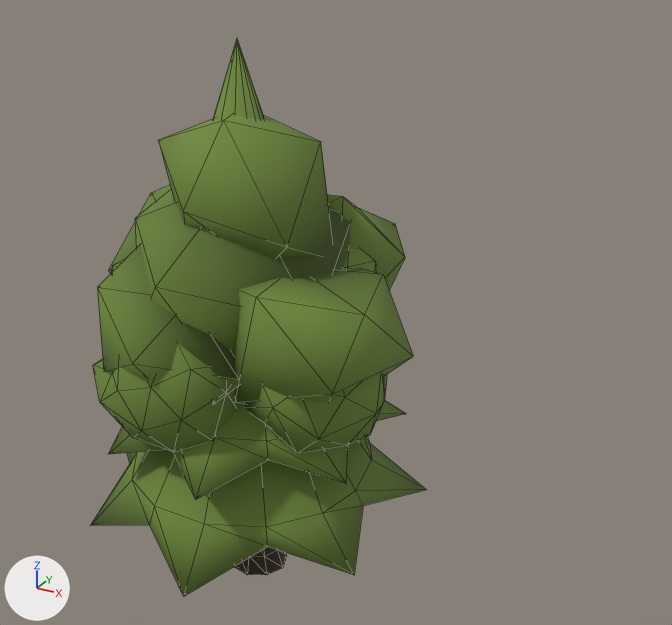
Before and after pictures for a commit that changed the glTF model assets/campos-dorados/modelos/arboles.glb.
Both versions are drawn from a 50 mm lens placed at (7.0, -10.12, 9.4), pointed at (1.24, 0.35, 4.17). Lighting does not change. The marker at lower left points along +X, +Y and +Z. The older version comes first. Mesh edges are drawn as thin lines. Where no turn or scale is listed for an object, it has been applied to the vertices.

Names of what the first picture shows: 'pino_copa', 'roble_copa', 'roble_tronco', 'rojo_copa'.
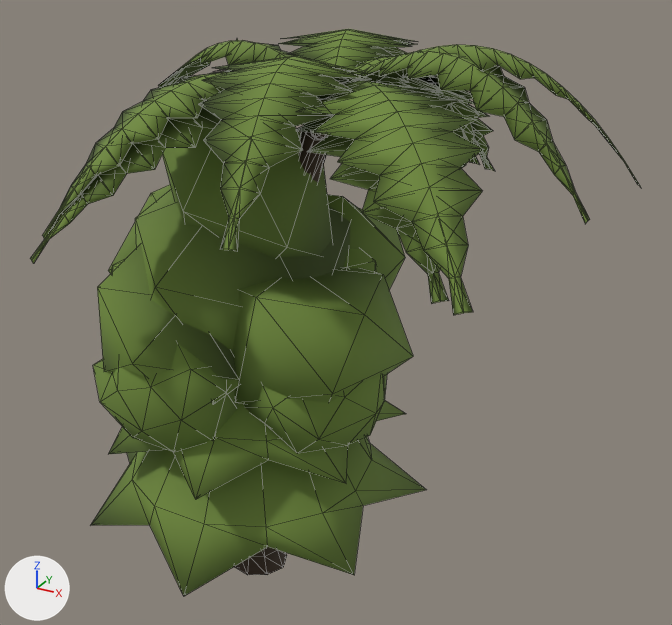
What differs and where, as boxes [x1, y1, x2, y2] in the pictures (672 x 625 px):
```json
{"object": "palma_copa", "change": "added", "after": [30, 29, 641, 315], "on screen": "green"}
{"object": "palma_tronco", "change": "added", "after": [299, 123, 328, 183]}
```

Edits to the scene script, one JSON object a line:
```json
{"op": "add", "block": "me_palma_tronco", "code": ["me_palma_tronco = bpy.data.meshes.new('palma_tronco')", "me_palma_tronco.from_pydata(...)  # 303 vertices, 586 faces; spans x -0.32..1.68, y -0.33..0.32, z -0.3..7.31", "me_palma_tronco.materials.append(mat_corteza)"]}
{"op": "add", "block": "me_palma_copa", "code": ["me_palma_copa = bpy.data.meshes.new('palma_copa')", "me_palma_copa.from_pydata(...)  # 1016 vertices, 1972 faces; spans x -2.12..4.88, y -3.21..3.36, z 5.73..7.85", "me_palma_copa.materials.append(mat_hojas)"]}
{"op": "add", "block": "ob_palma_tronco", "code": ["ob_palma_tronco = bpy.data.objects.new('palma_tronco', me_palma_tronco)", "ob_palma_tronco.location = (0.0, 0.0, 0.0)"]}
{"op": "add", "block": "ob_palma_copa", "code": ["ob_palma_copa = bpy.data.objects.new('palma_copa', me_palma_copa)", "ob_palma_copa.location = (0.0, 0.0, 0.0)"]}
```
